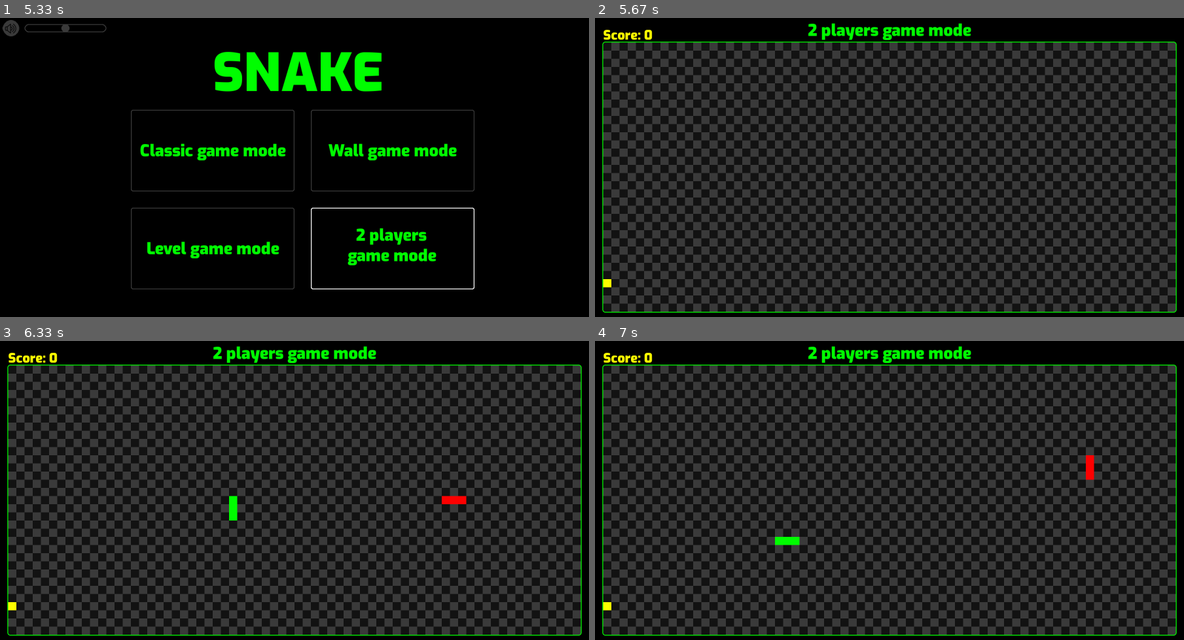
Above: before the commit, frames 1-4 (two rows, left to right).
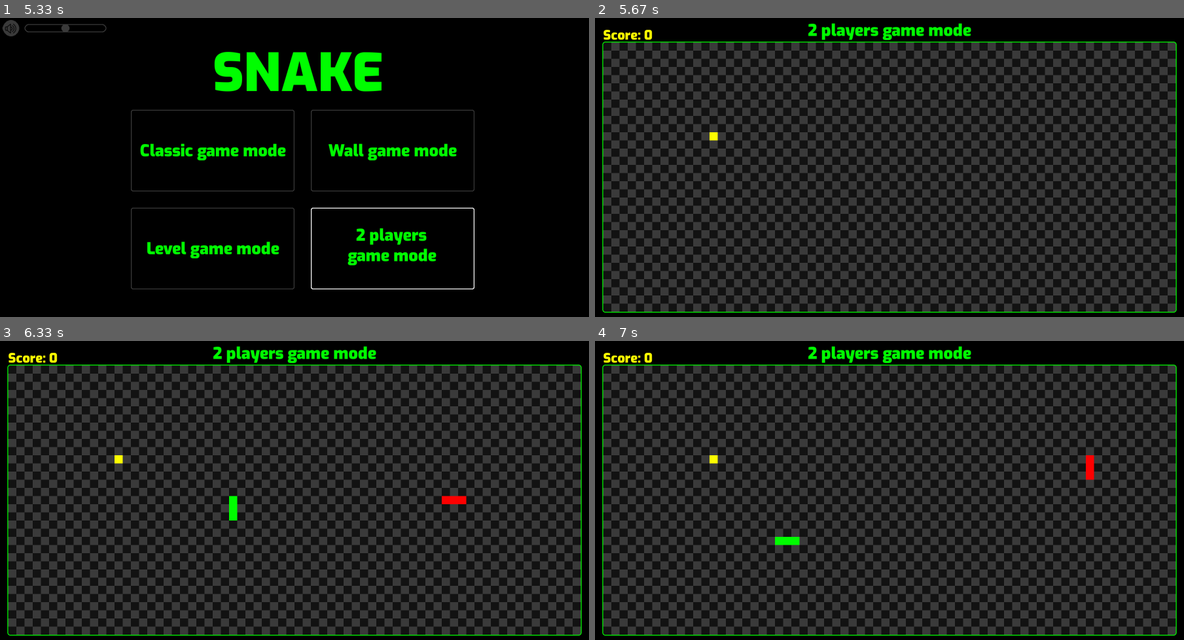
Above: after the commit, the same moments.

Repository: clemleri/Snake_pygame
Game: pygame game, started from Main.py
The game is run twice, just before and just after one commit, with the same random seed, the same clock (stepped at 60 frames per second) and the same inputs.
Inputs (mouse positions are in pixels of both pictures, inside the frame that each line leads up to):
- Up to frame 1 (5.33 s): click (212, 248) at 0.38 s; tap Enter at 0.67 s; hold Right 1.07-1.53 s; move the mouse to (400, 209) at 1.1 s; hold Up 1.57-2.03 s; move the mouse to (418, 131) at 1.6 s; hold Left 2.57-3.1 s; press the mouse at (394, 233) at 3.93 s; move the mouse to (288, 233) at 4.03 s; release the mouse at (188, 236) at 4.17 s; move the mouse to (394, 248) at 5.3 s
- Up to frame 2 (5.67 s): press the mouse at (989, 248) at 5.33 s; move the mouse to (842, 158) at 5.43 s; release the mouse at (701, 65) at 5.57 s; tap Enter at 5.63 s
- Up to frame 3 (6.33 s): hold Down from 6.07 s (still down); move the mouse to (300, 595) at 6.1 s
- Up to frame 4 (7 s): release Down at 6.43 s; hold Left 6.47-6.93 s; move the mouse to (942, 394) at 6.5 s; tap Z at 6.53, 6.83 s; hold Right from 6.97 s (still down); hold D from 6.97 s (still down)

Frame 1 is identical in both runs. In frame 2, less than 0.1% of the frame differs, in the area x 1-21%, y 38-91%; in frame 3, less than 0.1%; in frame 4, less than 0.1%.

Commit message:
starting fixing 2 players game mode

Diff:
--- a/Main.py
+++ b/Main.py
@@ -77,7 +77,6 @@
     elif event.type == pygame.MOUSEBUTTONUP:
       sound_bool = False
       game_volume = (x_circle-70)/180
-      print(game_volume)
       set_volume_function(game_volume)
       click_button_sound_effect.play()
     elif event.type == pygame.MOUSEMOTION:
@@ -240,6 +239,7 @@
 
   obj_snake_player_1.__init__(WIDTH/3,(-snake_speed,0),dict_button)
   obj_snake_player_2.__init__(WIDTH*(2/3),(snake_speed,0),dict_button_player2)
+  obj_snake_classic.__init__()
   pygame.draw.rect(screen, color_yellow, (obj_snake_classic.food_x, obj_snake_classic.food_y, 20, 20))
   pygame.display.flip()
 
--- a/Snake_2_players.py
+++ b/Snake_2_players.py
@@ -18,3 +18,6 @@
     def player_colision(self,snake_player):
         if (self.x,self.y) in snake_player:
             return True
+
+    def food_spawn(self, color_food):
+        return super().food_spawn(color_food)
